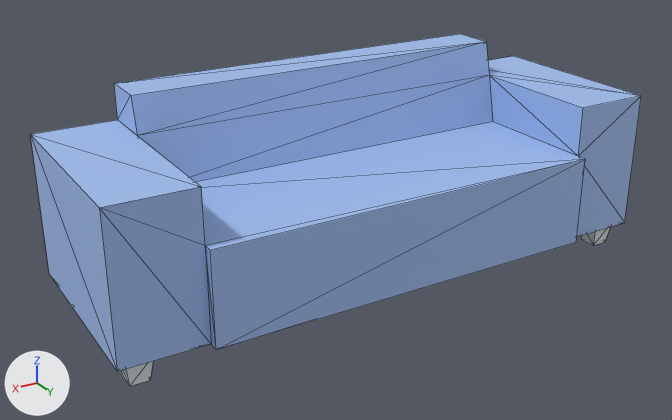
An edit to the FBX model Assets/Meshes/Furniture/Person B/Furniture_Couch_Double.fbx, drawn before and after from the same camera.
The view is the same before and after, from a 50 mm camera at (3.47, 12.26, 8.61) aimed at (-5.12, -2.06, 1.45). The axes (+X, +Y, +Z) are drawn at lower left. The lights are the same throughout. Mesh edges are drawn as thin lines. Where no turn or scale is listed for an object, it has been applied to the vertices. Vertices at the same position are counted once.

Names of what the first picture shows: 'loungeDesignSofa'.
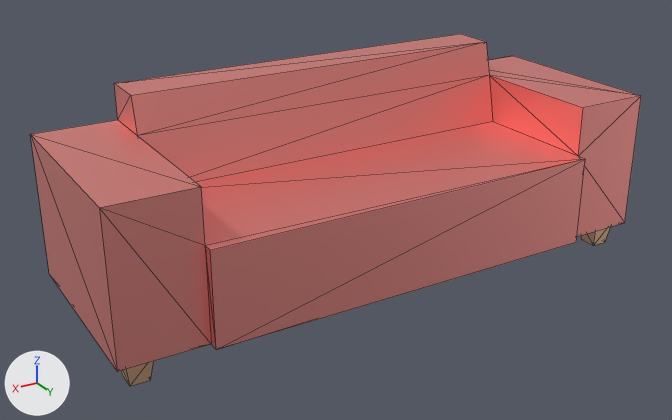
The newer file is also rescaled (x0.251), turned or shifted as a whole; pictures and numbers use the older file's frame.

Boxes [x1, y1, x2, y2] around the edits, measured in the pictures (672 x 420 px):
part 1 of me_mesh, recoloured (blue to pink)
    both: [31, 34, 641, 372]
part 2 of me_mesh, recoloured
    both: [121, 227, 610, 386]

The change in detail:
Material 'Legs.002' (mat_legs_002) is new.
Its base color is (0.896, 0.602, 0.393) (beige #f3cca8).
Its metallic is 1.0.
Its roughness is 0.553.
Material 'Cushion.002' (mat_cushion_002) is new.
Its base color is (0.943, 0.367, 0.343) (pink #f9a39e).
Its metallic is 1.0.
Its roughness is 0.553.
me_mesh has 60 vertices, 116 faces and spans x -11.2..0.0, y -4.1..0.0, z 0.0..4.0.
me_mesh is used by ob_loungedesignsofa; location (0.0, 0.0, 0.0).
me_mesh part 1: all 76 faces that had it switch from mat_carpetblue (blue #a1bef0) to mat_cushion_002 (pink #f9a39e).
me_mesh part 2: all 40 faces that had it switch from mat_metal (white #dfeaec) to mat_legs_002 (beige #f3cca8).
